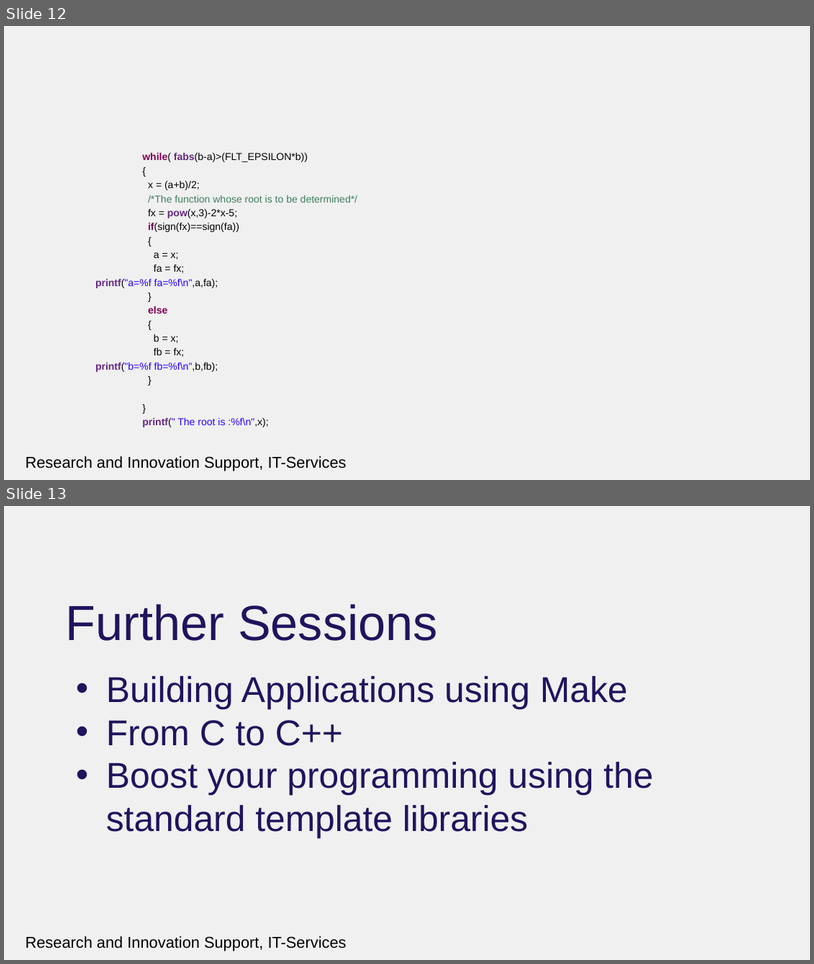
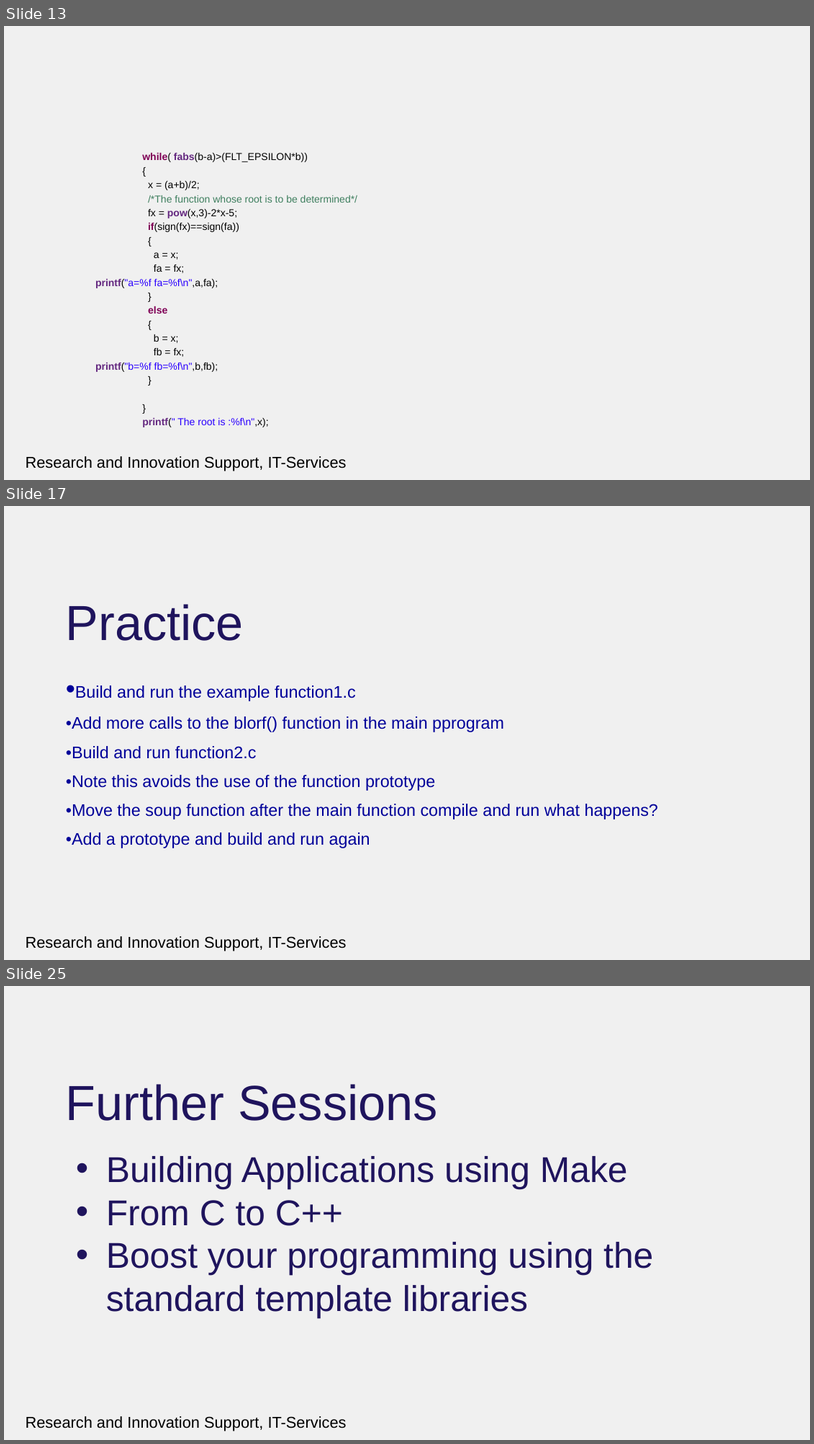
Before and after one commit to rcgsheffield/introc, a slide deck: archive/presentations/functionsandmemory.pptx. Shown one above the other, each under a label of ours: slides 12 and 13 before the commit, slides 13, 17 and 25 after it; the slides between them are not shown. The pictures are 814x964 and 814x1444 pixels, drawn with LibreOffice and Linux fonts; fonts in the diff are those of the drawing; background and template pictures are left out. Boxes give left, top, right and bottom in pixels: in the first picture for what was removed or moved away, otherwise in the second. Text is boxed around its words. In the diff, an @@ line names an element or a change of style, - is before the commit and + after.

```diff
--- a/archive/presentations/functionsandmemory.pptx
+++ b/archive/presentations/functionsandmemory.pptx
@@ slide 17 added at bbox=[4, 506, 810, 960], background #F0F0F0; not listed: 1 template element that a slide beside it also shows @@
@@ title added at bbox=[66, 604, 244, 641], 44 pt, text #1F145D @@
+Practice
@@ text added at bbox=[66, 685, 658, 848], 15 pt, text #000099 @@
+•Build and run the example function1.c
+•Add more calls to the blorf() function in the main pprogram
+•Build and run function2.c
+•Note this avoids the use of the function prototype
+•Move the soup function after the main function compile and run what happens?
+•Add a prototype and build and run again
@@ what was slide 12 is now slide 13 @@
@@ what was slide 13 is now slide 25 @@
```
Also in this commit, not shown: 12 other slides added, 1 slide removed, 17 other files.
